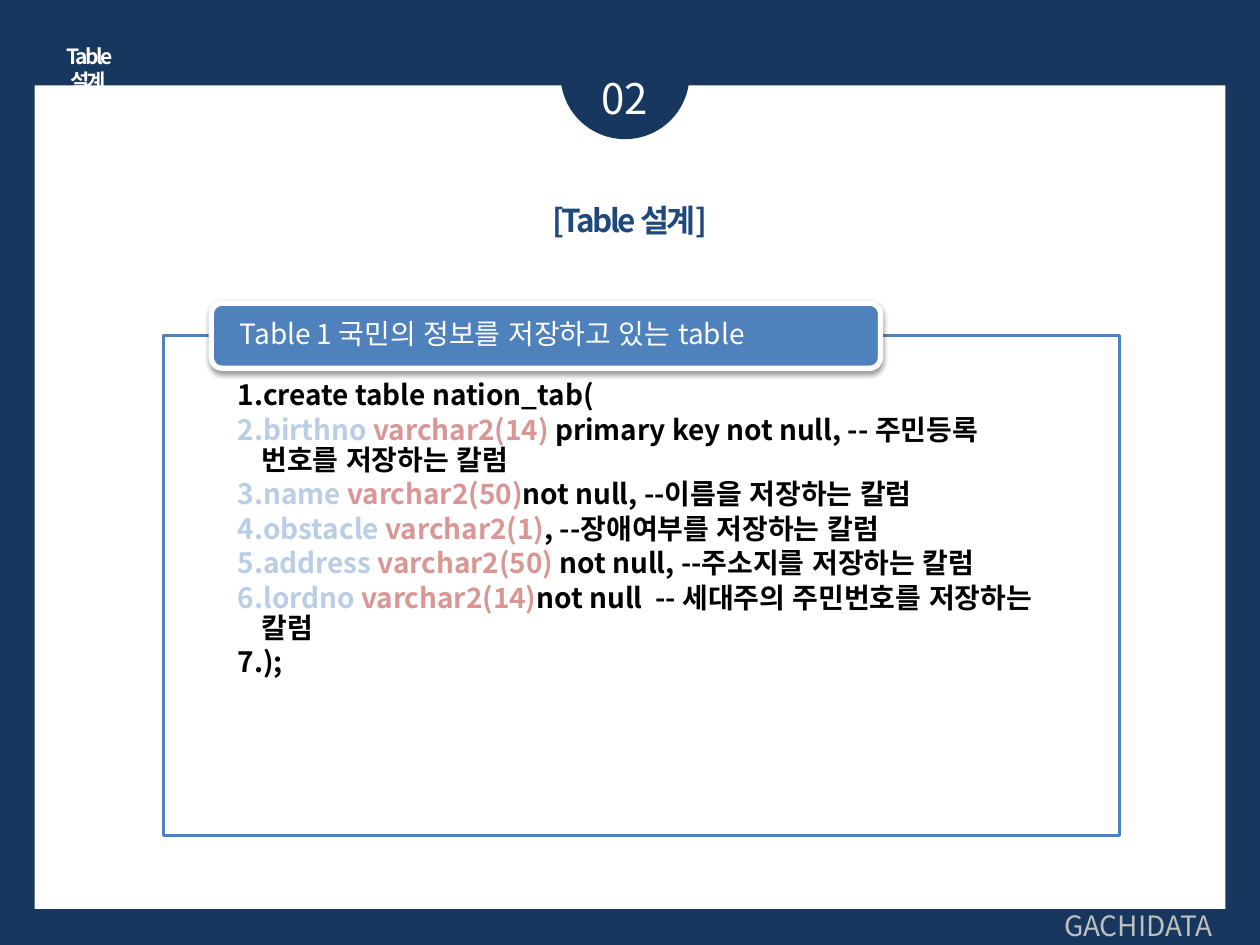
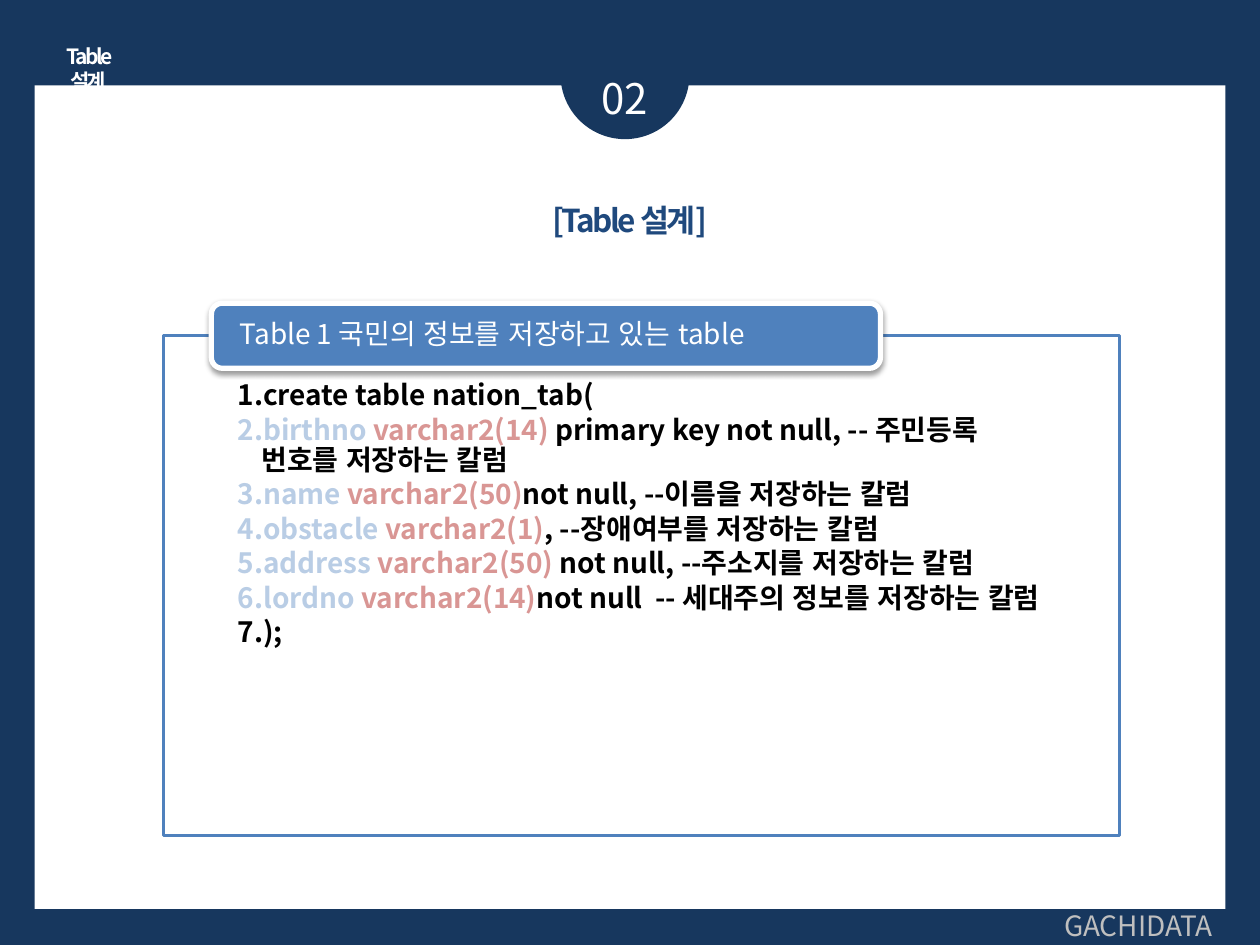
Before and after one commit to Monoreil/edu-sql, a slide deck: slide 8 of 11차SQL_hyeongmin.pptx. Drawn at 1260x945 pixels with LibreOffice and Linux fonts; fonts in the diff are those of the drawing. Boxes give left, top, right and bottom in pixels: in the first picture for what was removed or moved away, otherwise in the second. Text is boxed around its words. In the diff, an @@ line names an element or a change of style, - is before the commit and + after.

```diff
--- a/11차SQL_hyeongmin.pptx
+++ b/11차SQL_hyeongmin.pptx
@@ text at (238, 584, 1039, 614): text changed @@
-  6. lordno varchar2(14)not null -- 세대주의 주민번호를 저장하는 칼럼
+  6. lordno varchar2(14)not null -- 세대주의 정보를 저장하는 칼럼
```
Also in this commit, not shown: 6 other slides changed, 1 other file.
